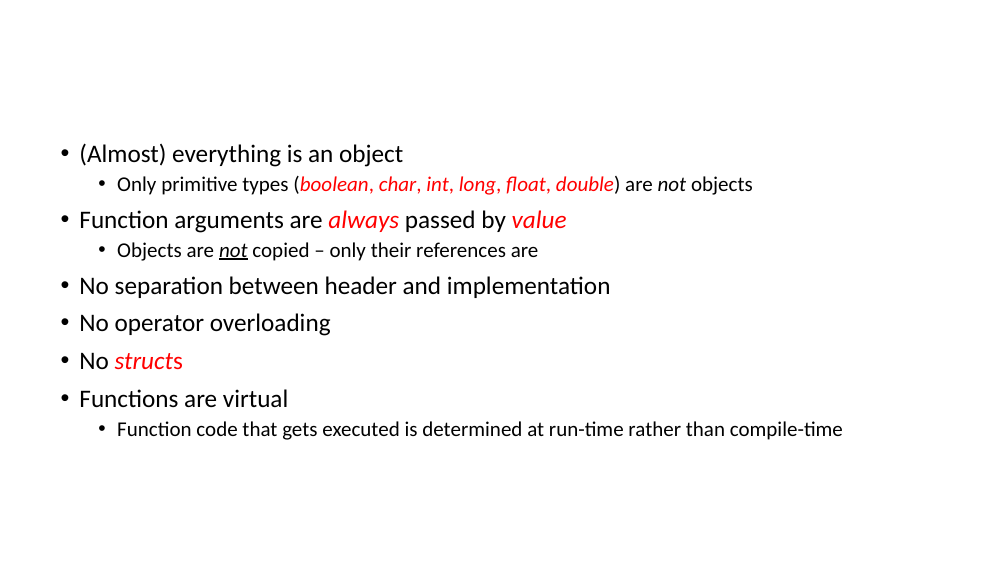
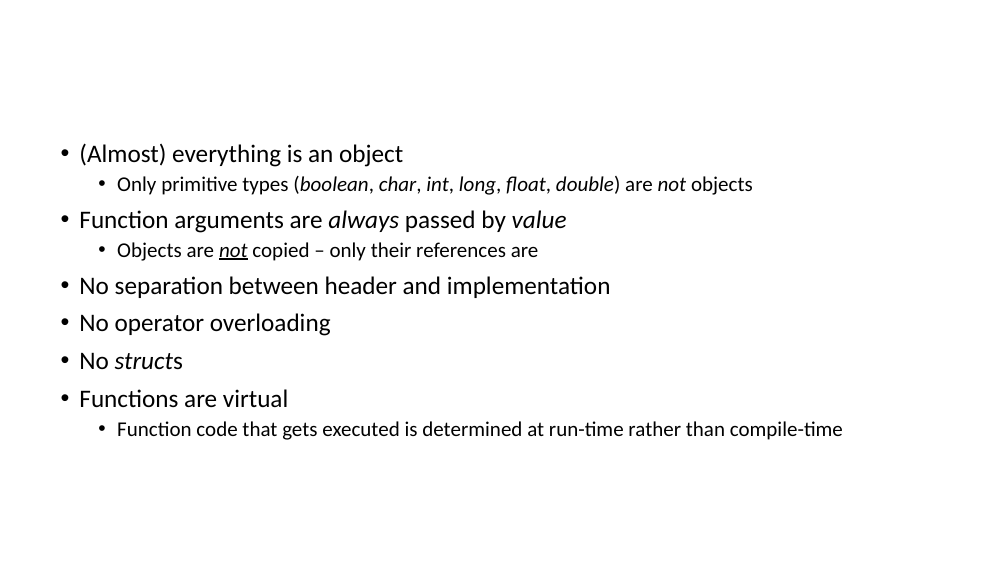
Before and after one commit to gmierzwinski/gmierzwinski.github.io, a slide deck: slide 6 of bishops/cs321/resources/CS321_Lecture_01.pptx. Drawn at 1008x567 pixels with LibreOffice and Linux fonts; fonts in the diff are those of the drawing; background and template pictures are left out. Boxes give left, top, right and bottom in pixels: in the first picture for what was removed or moved away, otherwise in the second. Text is boxed around its words. In the diff, an @@ line names an element or a change of style, - is before the commit and + after.

```diff
--- a/bishops/cs321/resources/CS321_Lecture_01.pptx
+++ b/bishops/cs321/resources/CS321_Lecture_01.pptx
@@ text "(Almost) everything is an object" at (x1=79, y1=143, x2=843, y2=440): text colour #FF0000 to #000000 in "(boolean, char, int, long, float, double)", "always value", "structs" @@
```
Also in this commit, not shown: 15 other slides changed, 1 other file.
